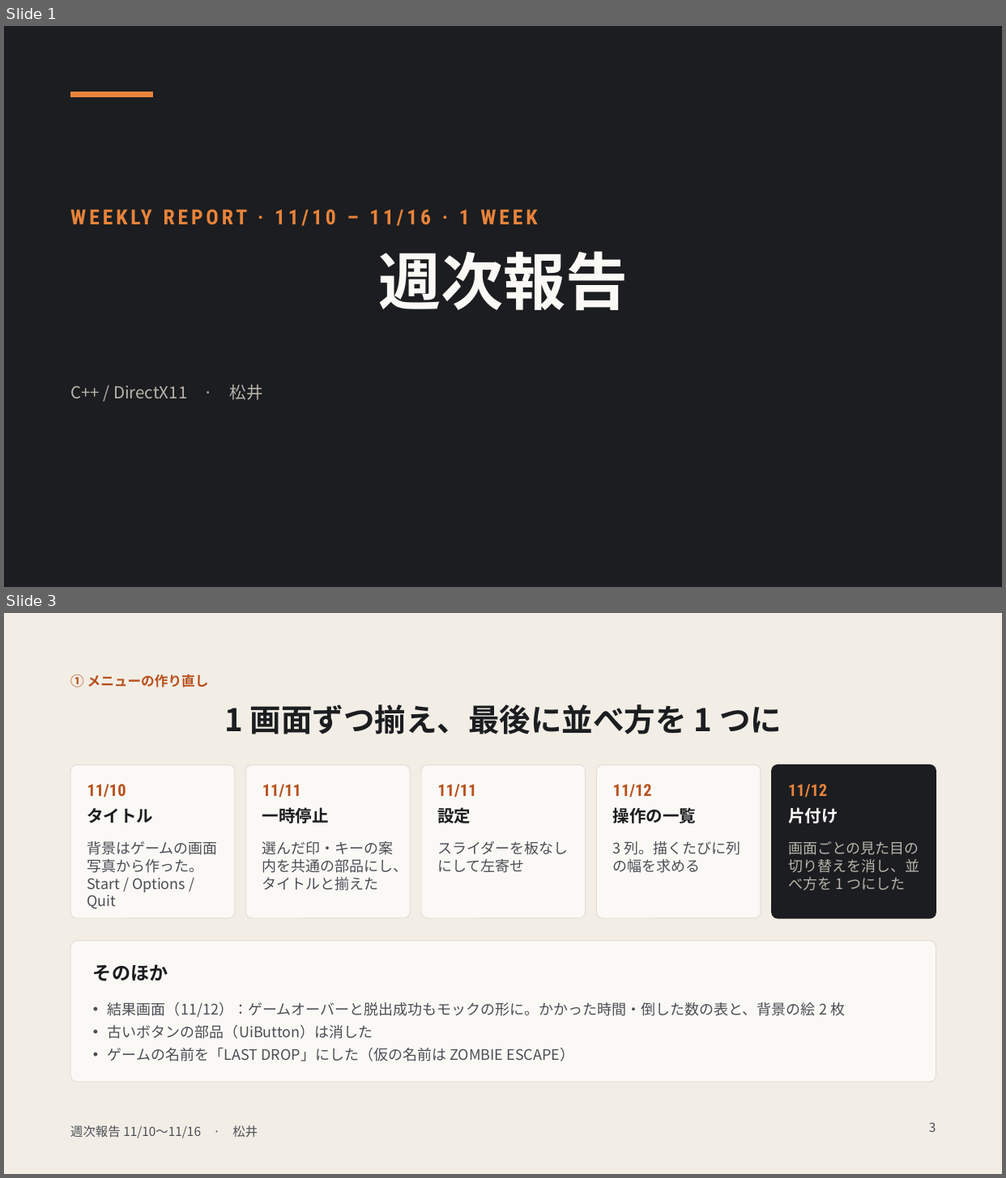
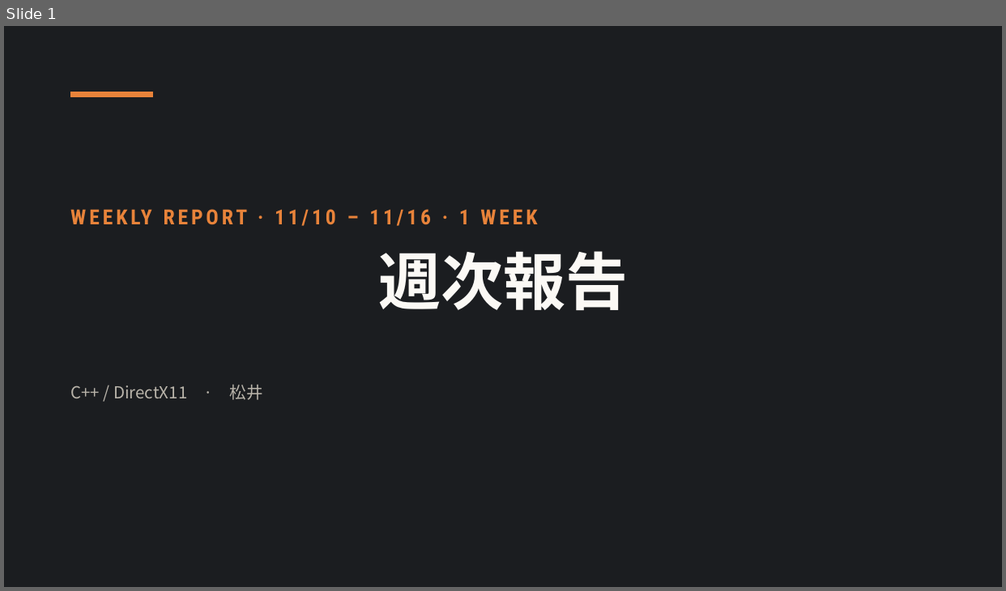
Before and after one commit to madoromi05/LastDrop, a slide deck: SummaryPlan/報告書/週次報告 11 10〜11 16.pptx. Shown one above the other, each under a label of ours: slides 1 and 3 before the commit, slide 1 after it; the slides between them are not shown. The pictures are 1006x1178 and 1006x591 pixels, drawn with LibreOffice and Linux fonts; fonts in the diff are those of the drawing. Boxes give left, top, right and bottom in pixels: in the first picture for what was removed or moved away, otherwise in the second. Text is boxed around its words. In the diff, an @@ line names an element or a change of style, - is before the commit and + after.

```diff
--- a/SummaryPlan/報告書/週次報告 11 10〜11 16.pptx
+++ b/SummaryPlan/報告書/週次報告 11 10〜11 16.pptx
@@ slide 3 removed at (4,613,1002,1174), background #F2EEE6 @@
@@ text removed at (70,674,209,688) @@
-① メニューの作り直し
@@ title removed at (224,705,782,735) @@
-1 画面ずつ揃え、最後に並べ方を 1 つに
@@ rounded rectangle removed at (70,765,235,918) @@
@@ rounded rectangle removed at (246,765,410,918) @@
@@ rounded rectangle removed at (421,765,585,918) @@
@@ rounded rectangle removed at (597,765,761,918) @@
@@ rounded rectangle removed at (772,765,936,918) @@
@@ text removed at (87,784,126,798) @@
-11/10
@@ text removed at (262,784,301,798) @@
-11/11
@@ text removed at (437,784,476,798) @@
-11/11
@@ text removed at (613,784,652,798) @@
-11/12
@@ text removed at (788,784,827,798) @@
-11/12
@@ text removed at (87,808,154,824) @@
-タイトル
@@ text removed at (262,807,329,824) @@
-一時停止
@@ text removed at (437,807,471,824) @@
-設定
@@ text removed at (613,807,696,824) @@
-操作の一覧
@@ text removed at (788,807,837,824) @@
-片付け
@@ text removed at (87,841,218,909) @@
-背景はゲームの画面写真から作った。Start / Options / Quit
@@ text removed at (262,841,408,891) @@
-選んだ印・キーの案内を共通の部品にし、タイトルと揃えた
@@ text removed at (437,841,568,873) @@
-スライダーを板なしにして左寄せ
@@ text removed at (613,841,741,873) @@
-3 列。描くたびに列の幅を求める
@@ text removed at (788,841,919,891) @@
-画面ごとの見た目の切り替えを消し、並べ方を 1 つにした
@@ rounded rectangle removed at (70,941,936,1082) @@
@@ text removed at (93,965,168,982) @@
-そのほか
@@ text removed at (108,1003,846,1062) @@
-• 結果画面（11/12）：ゲームオーバーと脱出成功もモックの形に。かかった時間・倒した数の表と、背景の絵 2 枚
-• 古いボタンの部品（UiButton）は消した
-• ゲームの名前を「LAST DROP」にした（仮の名前は ZOMBIE ESCAPE）
@@ page number removed at (929,1122,936,1132) @@
-3
@@ text removed at (70,1126,258,1139) @@
-週次報告 11/10〜11/16 · 松井
```
Also in this commit, not shown: 4 slides added, 1 other slide removed, 8 other files.
